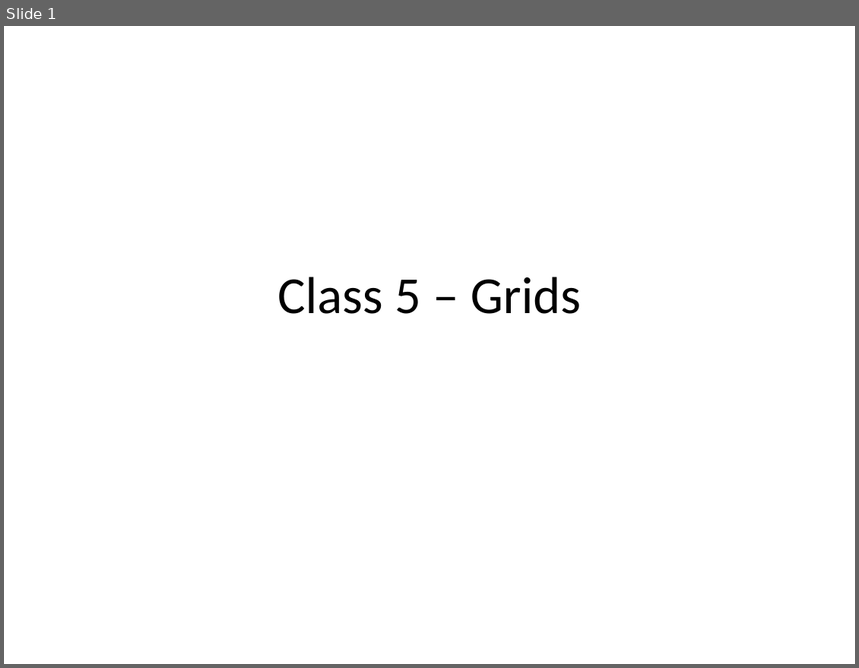
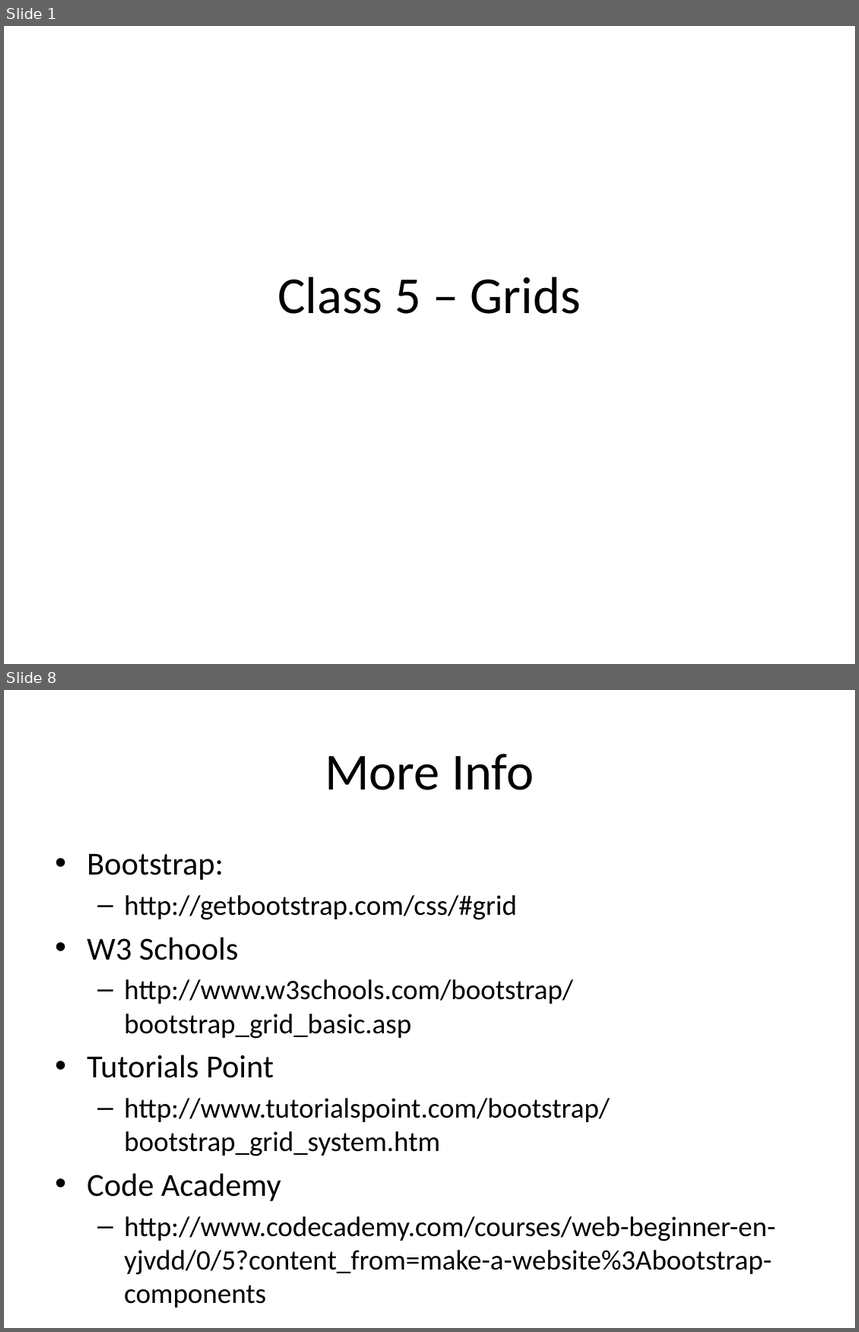
Before and after one commit to BAS-WEB/class05, a slide deck: ppt/Basweb02-05-03-grids-empty.pptx. Shown one above the other, each under a label of ours: slide 1 before the commit, slides 1 and 8 after it; the slides between them are not shown. The pictures are 859x668 and 859x1332 pixels, drawn with LibreOffice and Linux fonts; fonts in the diff are those of the drawing. Boxes give left, top, right and bottom in pixels: in the first picture for what was removed or moved away, otherwise in the second. Text is boxed around its words. In the diff, an @@ line names an element or a change of style, - is before the commit and + after.

Commit message:
Bootstrap grids - further info

```diff
--- a/ppt/Basweb02-05-03-grids-empty.pptx
+++ b/ppt/Basweb02-05-03-grids-empty.pptx
@@ slide 8 added at (4,690,855,1328), background #FFFFFF @@
@@ title added at (325,754,534,790), 44 pt, text #000000 @@
+More Info
@@ text added at (87,853,775,1275), 23.8 pt, text #000000 @@
+• Bootstrap:
+  – http://getbootstrap.com/css/#grid
+• W3 Schools
+  – http://www.w3schools.com/bootstrap/bootstrap_grid_basic.asp
+• Tutorials Point
+  – http://www.tutorialspoint.com/bootstrap/bootstrap_grid_system.htm
+• Code Academy
+  – http://www.codecademy.com/courses/web-beginner-en-yjvdd/0/5?content_from=make-a-website%3Abootstrap-components
```
Also in this commit, not shown: 6 other slides added, 2 slides removed.
